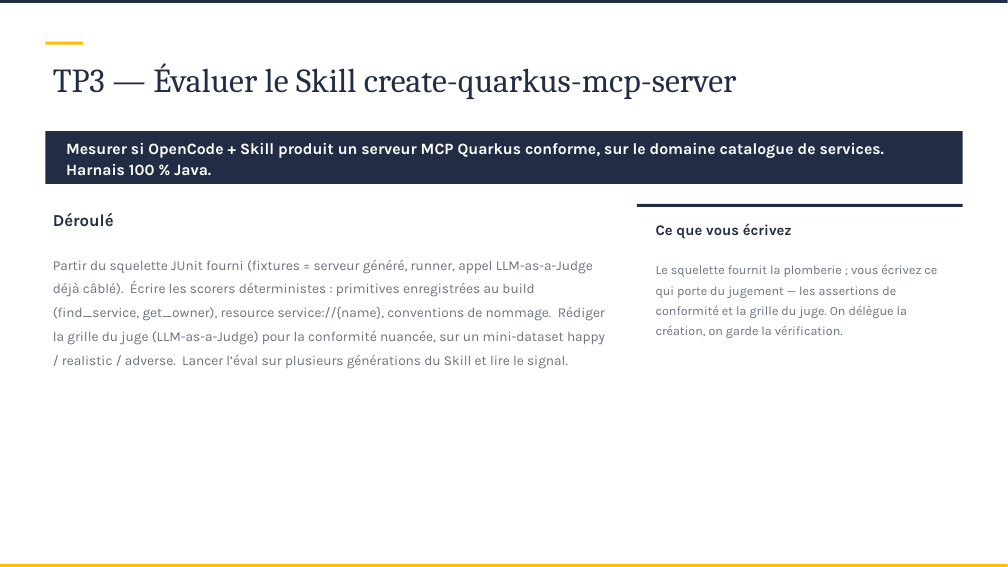
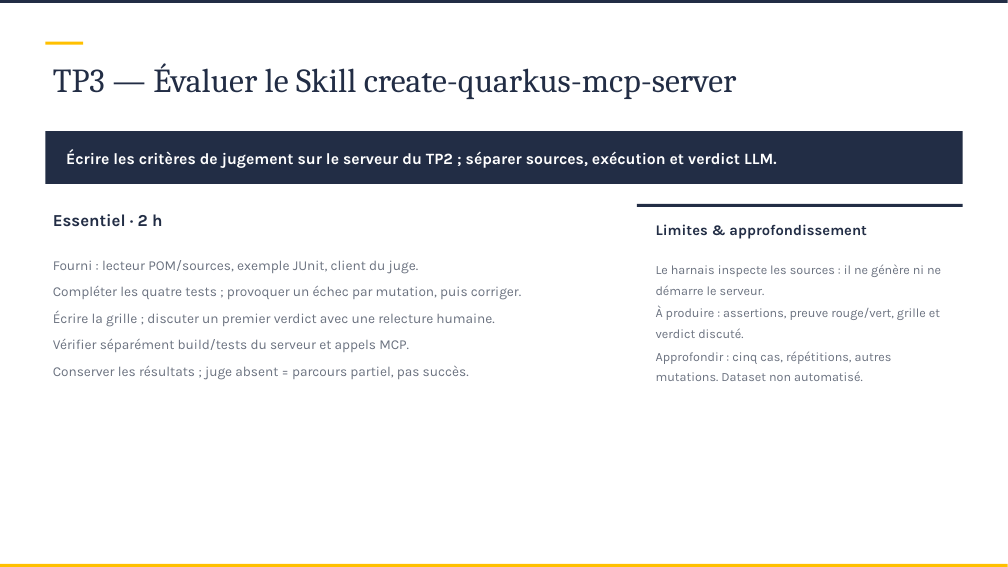
Before and after one commit to SCIAM-FR/formation-ia, a slide deck: slide 39 of slides/Support_formation_SCIAM.pptx. Drawn at 1008x567 pixels with LibreOffice and Linux fonts; fonts in the diff are those of the drawing; background and template pictures are left out. Boxes give left, top, right and bottom in pixels: in the first picture for what was removed or moved away, otherwise in the second. Text is boxed around its words. In the diff, an @@ line names an element or a change of style, - is before the commit and + after.

```diff
--- a/slides/Support_formation_SCIAM.pptx
+++ b/slides/Support_formation_SCIAM.pptx
@@ text at bbox=[66, 151, 777, 168]: text changed @@
-Mesurer si OpenCode + Skill produit un serveur MCP Quarkus conforme, sur le domaine catalogue de services. Harnais 100 % Java.
+Écrire les critères de jugement sur le serveur du TP2 ; séparer sources, exécution et verdict LLM.
@@ text at bbox=[53, 214, 162, 227]: text changed @@
-Déroulé
+Essentiel · 2 h
@@ text at bbox=[656, 224, 867, 239]: text changed @@
-Ce que vous écrivez
+Limites & approfondissement
@@ text at bbox=[53, 260, 521, 380]: text changed @@
-Partir du squelette JUnit fourni (fixtures = serveur généré, runner, appel LLM-as-a-Judge déjà câblé). Écrire les scorers déterministes : primitives enregistrées au build (find_service, get_owner), resource service://{name}, conventions de nommage. Rédiger la grille du juge (LLM-as-a-Judge) pour la conformité nuancée, sur un mini-dataset happy / realistic / adverse. Lancer l’éval sur plusieurs générations du Skill et lire le signal.
+Fourni : lecteur POM/sources, exemple JUnit, client du juge.
+Compléter les quatre tests ; provoquer un échec par mutation, puis corriger.
+Écrire la grille ; discuter un premier verdict avec une relecture humaine.
+Vérifier séparément build/tests du serveur et appels MCP.
+Conserver les résultats ; juge absent = parcours partiel, pas succès.
@@ text at bbox=[656, 264, 941, 381]: text changed @@
-Le squelette fournit la plomberie ; vous écrivez ce qui porte du jugement — les assertions de conformité et la grille du juge. On délègue la création, on garde la vérification.
+Le harnais inspecte les sources : il ne génère ni ne démarre le serveur.
+À produire : assertions, preuve rouge/vert, grille et verdict discuté.
+Approfondir : cinq cas, répétitions, autres mutations. Dataset non automatisé.
```
Also in this commit, not shown: 8 other slides changed, 11 other files.
